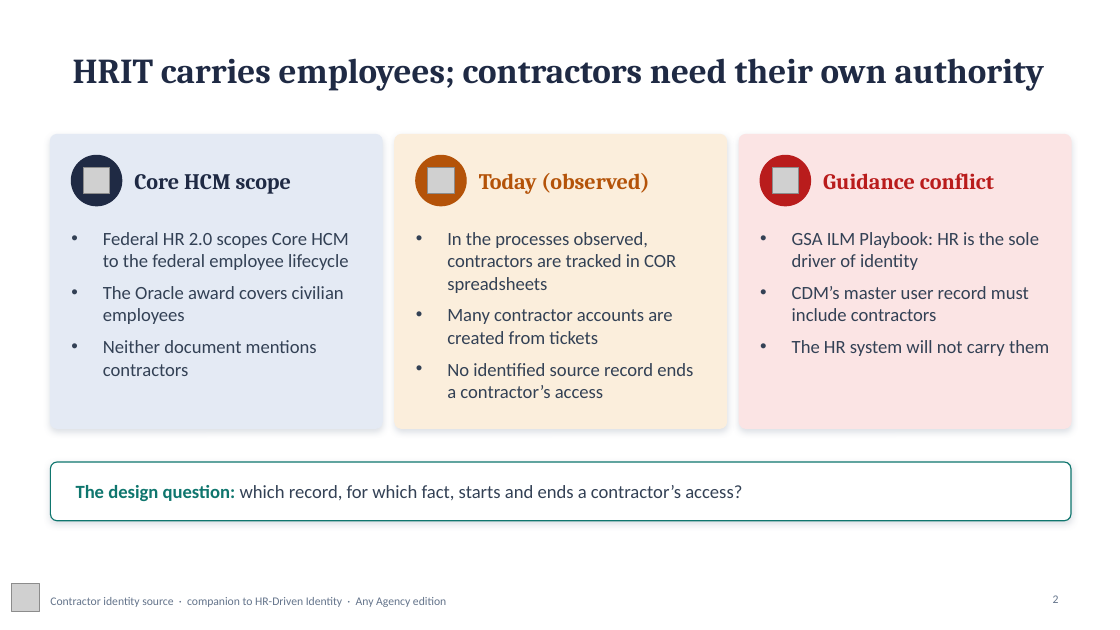
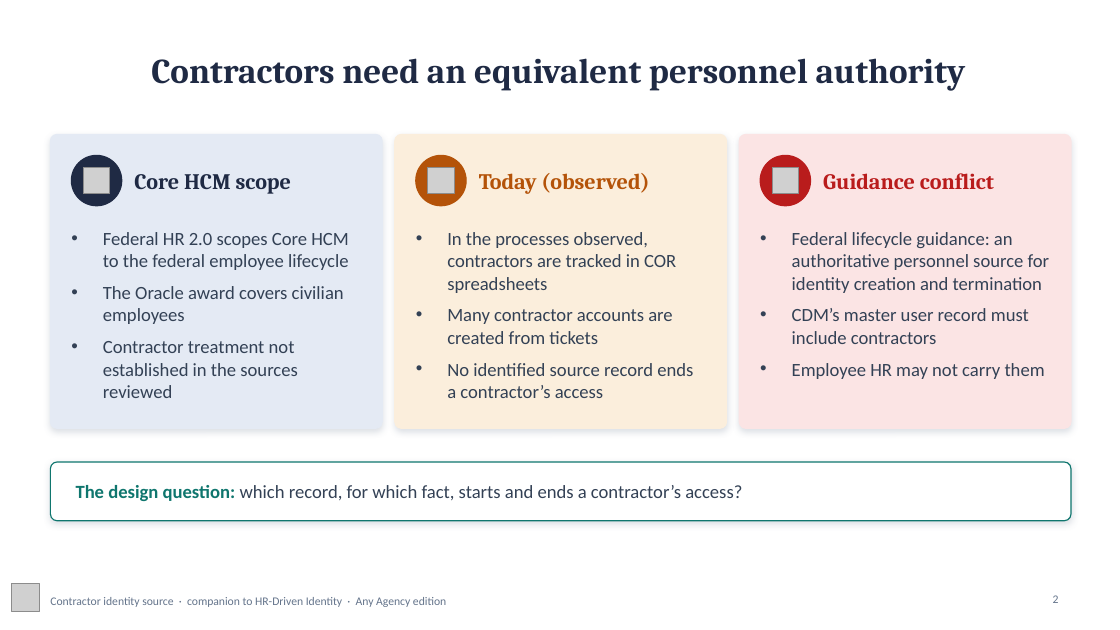
Before and after one commit to WhalerMike/modernization-workbook, a slide deck: slide 2 of presentations/hr-driven-identity-interview/HR_Driven_Identity_Contractor_Source_AnyAgency_Narrated.pptx. Drawn at 1120x630 pixels with LibreOffice and Linux fonts; fonts in the diff are those of the drawing; grey boxes stand for pictures; background and template pictures are left out. Boxes give left, top, right and bottom in pixels: in the first picture for what was removed or moved away, otherwise in the second. Text is boxed around its words. In the diff, an @@ line names an element or a change of style, - is before the commit and + after.

```diff
--- a/presentations/hr-driven-identity-interview/HR_Driven_Identity_Contractor_Source_AnyAgency_Narrated.pptx
+++ b/presentations/hr-driven-identity-interview/HR_Driven_Identity_Contractor_Source_AnyAgency_Narrated.pptx
@@ title at (x1=151, y1=58, x2=966, y2=91): text changed @@
-HRIT carries employees; contractors need their own authority
+Contractors need an equivalent personnel authority
@@ text at (x1=792, y1=232, x2=1050, y2=293): text changed @@
-• GSA ILM Playbook: HR is the sole driver of identity
+• Federal lifecycle guidance: an authoritative personnel source for identity creation and termination
@@ text at (x1=103, y1=341, x2=297, y2=398): text changed @@
-• Neither document mentions contractors
+• Contractor treatment not established in the sources reviewed
@@ text at (x1=792, y1=363, x2=1045, y2=379): text changed @@
-• The HR system will not carry them
+• Employee HR may not carry them
```
Also in this commit, not shown: 6 other slides changed, 22 other files.
